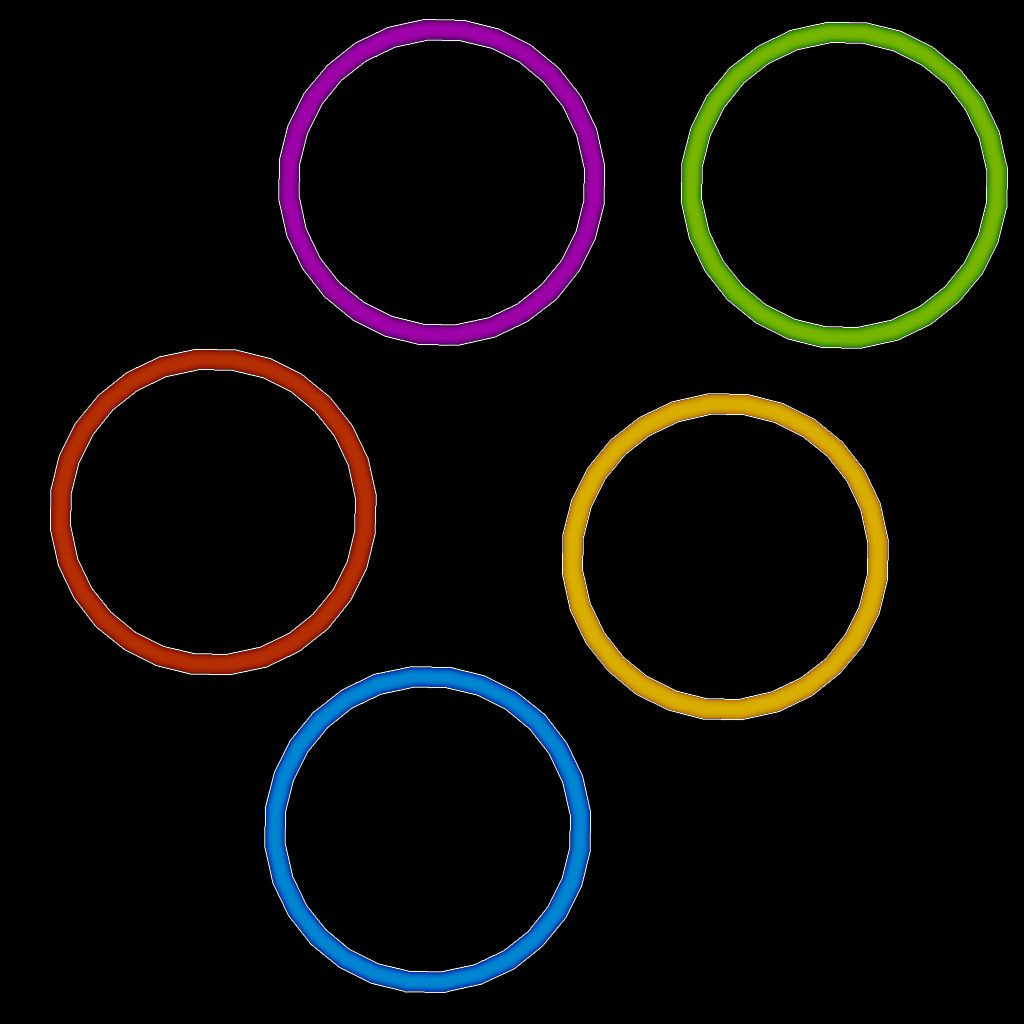
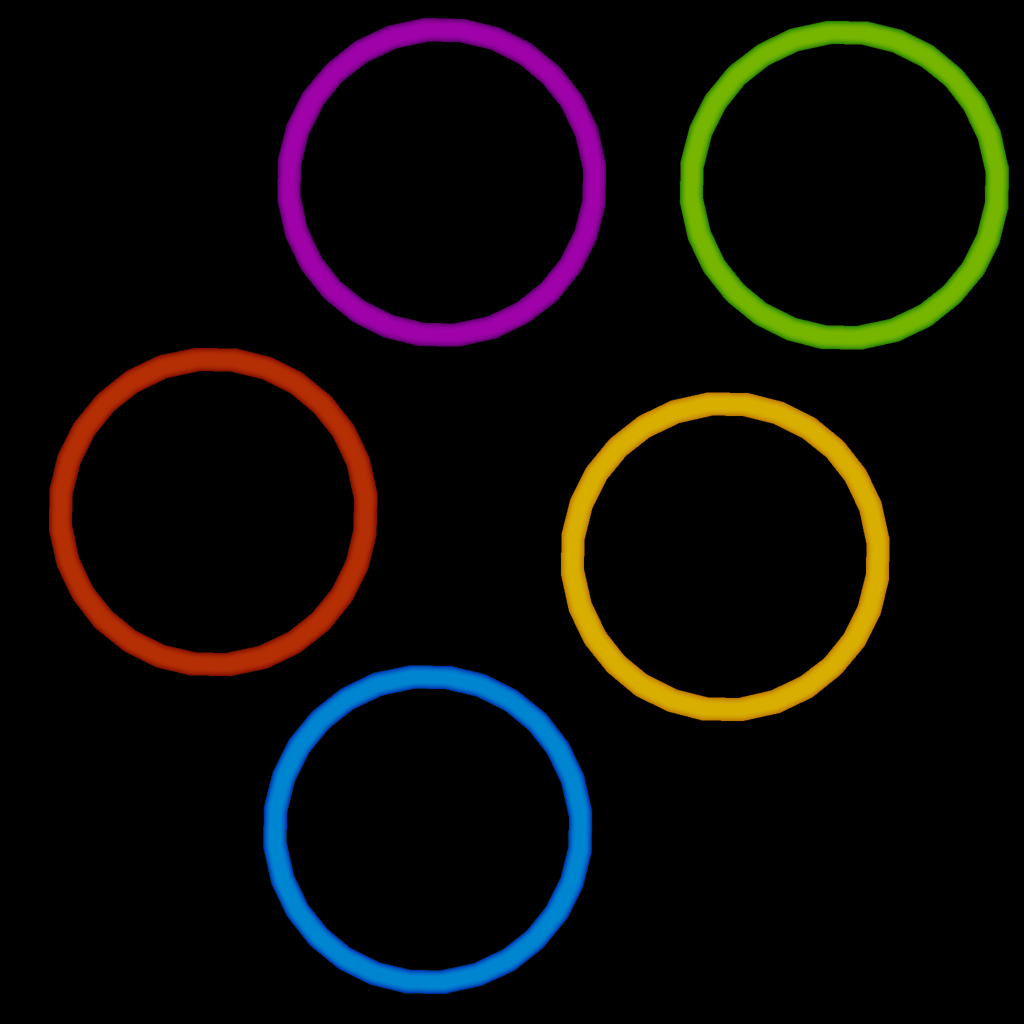
Two versions of the same layered image (1024×1024). Layer-by-layer changes:
removed layer "Layer 3" over [51, 20, 1007, 992]
removed layer "Layer 2" over [49, 18, 1009, 994]
removed layer "Layer 1" over [51, 20, 1007, 992]
removed layer "Background" over [49, 18, 1009, 994]
